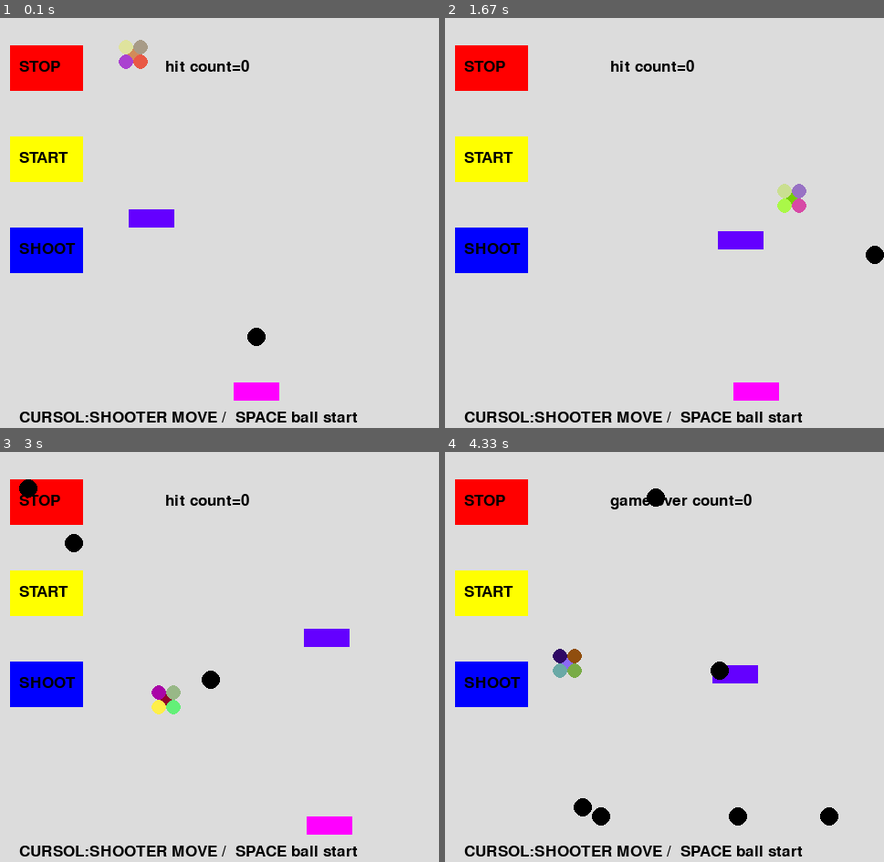
Above: before the commit, frames 1-4 (two rows, left to right).
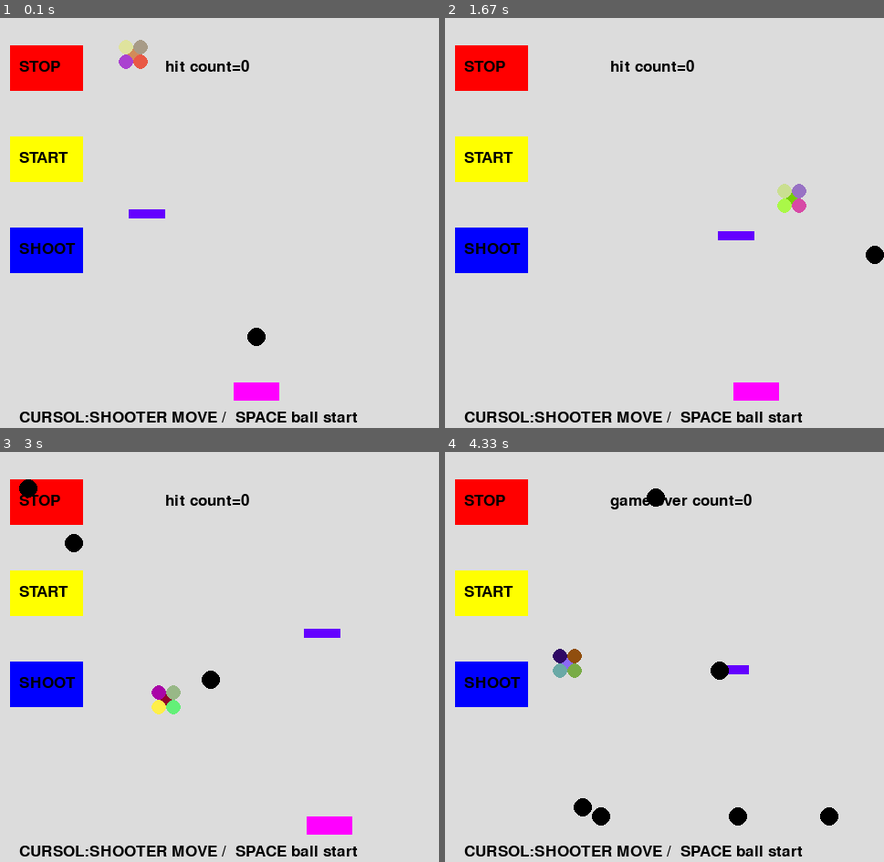
Above: after the commit, the same moments.

Repository: snc29654/pygame
Game: pygame game, started from mixtest2_class.py
The game is run twice, just before and just after one commit, with the same random seed, the same clock (stepped at 60 frames per second) and the same inputs.
Inputs:
- Up to frame 1 (0.1 s): no input
- Up to frame 2 (1.67 s): hold Right 0.33-0.8 s; hold Left from 1.33 s (still down); tap Space at 1.4 s
- Up to frame 3 (3 s): tap Space at 1.7, 1.97, 2.27, 2.4, 2.7 s; release Left at 1.87 s; hold Left 1.9-2.3 s; hold Right 2.33-2.97 s
- Up to frame 4 (4.33 s): hold Left 3-3.47 s; tap Space at 3.07, 3.37, 3.57, 3.87, 4.07 s; hold Right 3.5-3.97 s; hold Right from 4 s (still down)

The runs differ from the first frame. In frame 1, 0.3% of the frame differs, in the area x 29-40%, y 46-52%; in frame 2, 0.3%; in frame 3, 0.3%; in frame 4, 0.2%.

Commit message:
障壁衝突の精度を上げる

Diff:
--- a/mixtest2_class.py
+++ b/mixtest2_class.py
@@ -20,6 +20,7 @@
         self.x3=300
         self.y3 =400
         self.target_size=8
+        self.wall_size=40
         self.xy0state=0
         self.khit=0
         self.ystate=0
@@ -56,8 +57,8 @@
 
     def wall_out(self):
         for i in range(10):
-            if(((self.bxt[i]>(self.xk))and(self.bxt[i]<(self.xk+self.target_size+40)))
-             and((self.byt[i]>(self.yk))and(self.byt[i]<(self.yk+self.target_size)))):
+            if(((self.bxt[i]>(self.xk))and(self.bxt[i]<(self.xk+self.wall_size)))
+             and((self.byt[i]>(self.yk))and(self.byt[i]<(self.yk+10)))):
                 self.stop=1
                 self.khit=1
 
@@ -209,7 +210,7 @@
             self.make_target()
 
             #障壁
-            pygame.draw.rect(self.main_surface, (100,0,255), (self.xk, self.yk,50,20))
+            pygame.draw.rect(self.main_surface, (100,0,255), (self.xk, self.yk,self.wall_size,10))
 
             #玉
             for i in range(10):
